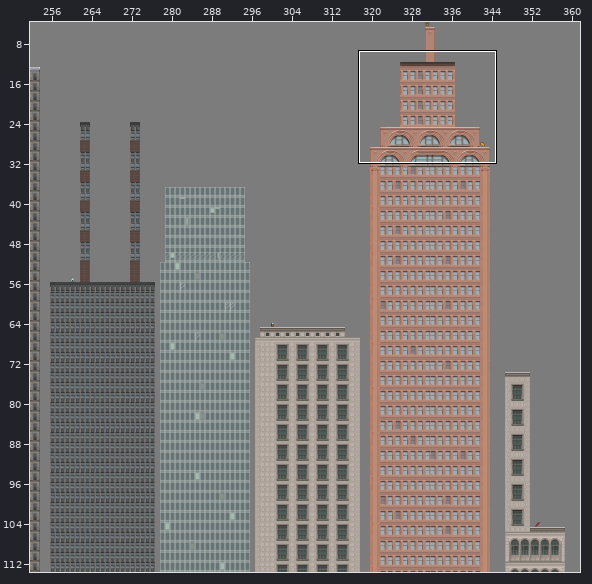
An edit to a level. Tiled map, Tiled-work/City.tmx. The picture above shows the old version from afar; the outline marks the close-up.
Close-up. The starting point:
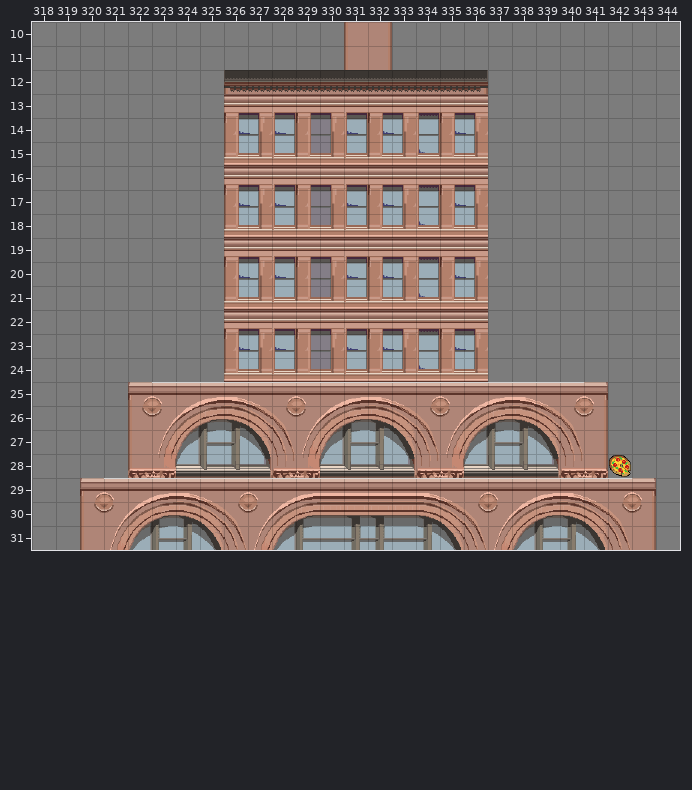
Cells are 32x32 px. Shown: x 318..344, y 10..31. The commit also changed other parts of the map, which this record leaves out.
After:
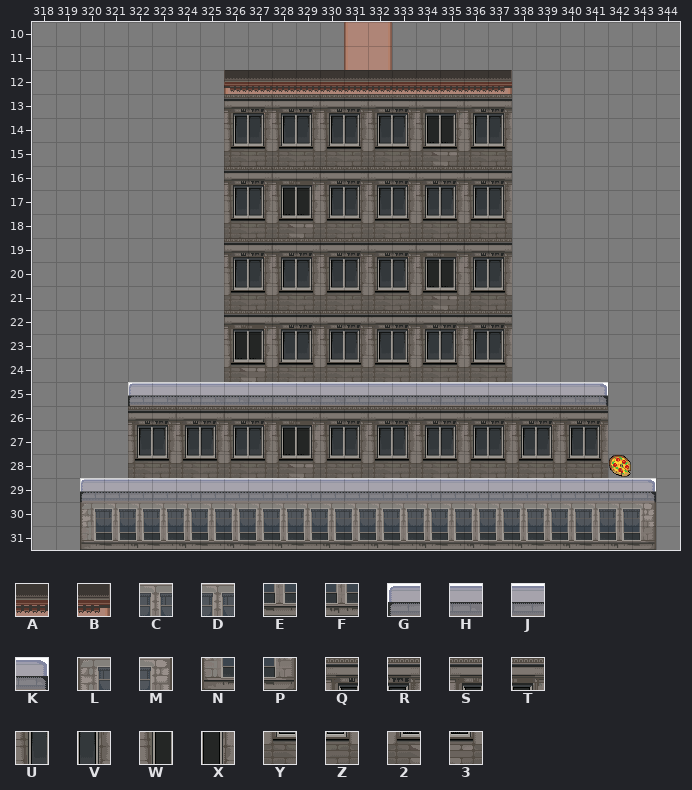
Key: from "CityTilesMain2": A 135, B 150, C 166, D 167, E 182, F 183, G 240, H 241, J 242, K 245, L 256, M 261, N 272, P 277, Q 288, R 289, S 292, T 293, U 304, V 305, W 308, X 309, Y 320, Z 321, 2 324, 3 325.
_ is an empty cell.
From old to new:
Layer "City Overlay":
y 12: x 336..337 __ -> AB
y 13: x 326..337 ____________ -> QRQRQRQRSTQR
y 14: x 326..337 ____________ -> UVUVUVUVWXUV
y 15: x 326..337 ____________ -> YZYZYZYZ23YZ
y 16: x 326..337 ____________ -> QRSTQRQRQRQR
y 17: x 326..337 ____________ -> UVWXUVUVUVUV
y 18: x 326..337 ____________ -> YZ23YZYZYZYZ
y 19: x 326..337 ____________ -> QRQRQRQRSTQR
y 20: x 326..337 ____________ -> UVUVUVUVWXUV
y 21: x 326..337 ____________ -> YZYZYZYZ23YZ
y 22: x 326..337 ____________ -> STQRQRQRQRQR
y 23: x 326..337 ____________ -> WXUVUVUVUVUV
y 24: x 326..337 ____________ -> 23YZYZYZYZYZ
y 25: x 322..341 ____________________ -> GHJHHJJHHJHJHJJJJJHK
y 26: x 322..341 ____________________ -> QRQRQRSTQRQRQRQRQRQR
y 27: x 322..341 ____________________ -> UVUVUVWXUVUVUVUVUVUV
y 28: x 322..341 ____________________ -> YZYZYZ23YZYZYZYZYZYZ
y 29: x 320..343 ________________________ -> GJJJJJJJJJJJJJJJJJJJJJJK
y 30: x 320..343 ________________________ -> LCDCDCDCDCDCDCDCDCDCDCDM
y 31: x 320..343 ________________________ -> NEFEFEFEFEFEFEFEFEFEFEFP
Boxes around the changes in both close-ups, in picture pixels (x1, y1, x2, y2):
added: (80, 70, 656, 550)
